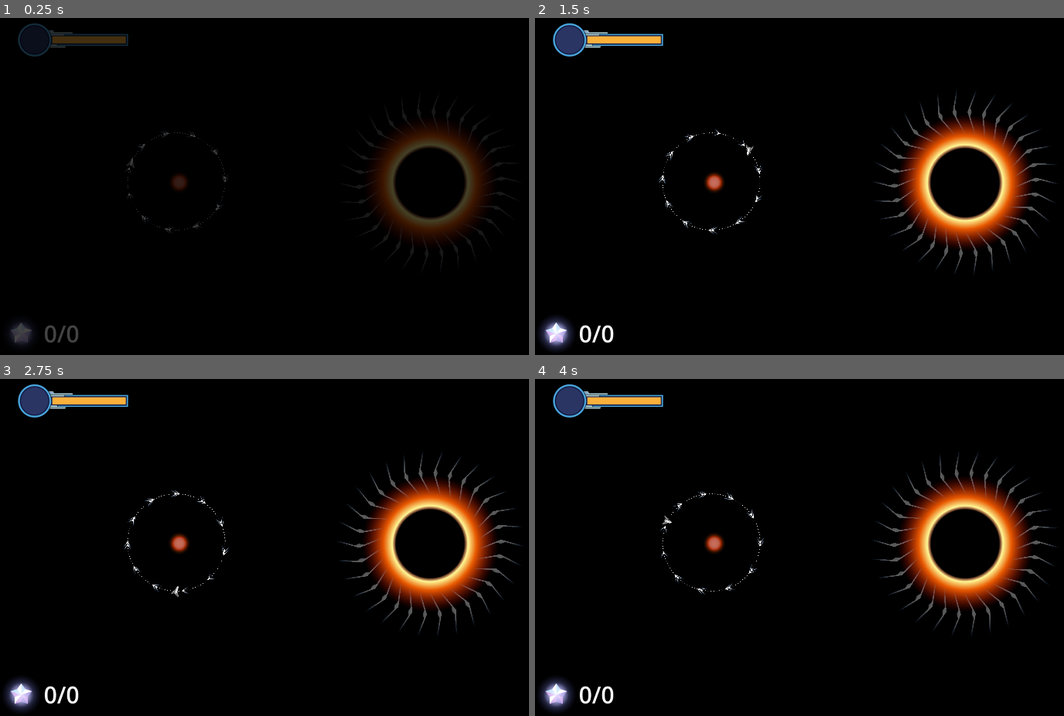
Above: before the commit, frames 1-4 (two rows, left to right).
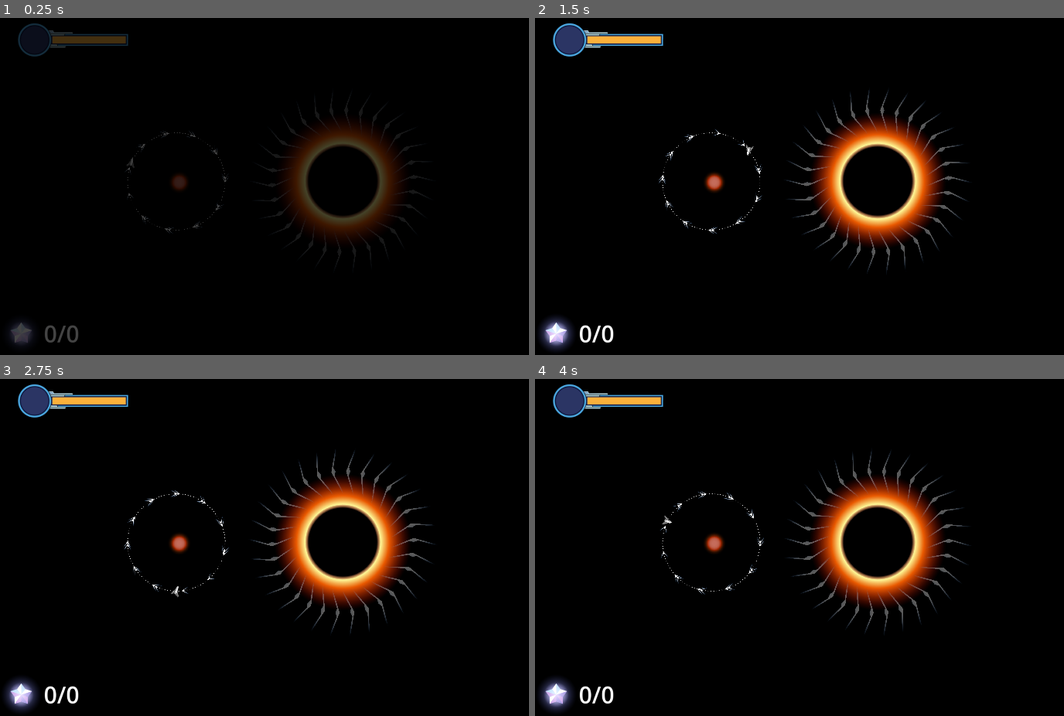
Above: after the commit, the same moments.

Repository: revanj/AstronautAndOrbit
Game: Godot game, scene res://TestLevels/TestBlackholeSlingshot.tscn
Same seed, same stepped clock (60 frames per second), same inputs: the game is played once before the commit and once after it. This scene is started directly instead of the project's main scene.
Inputs (mouse positions are in pixels of both pictures, inside the frame that each line leads up to):
- Up to frame 1 (0.25 s): no input
- Up to frame 2 (1.5 s): tap Enter at 0.5 s; move the mouse to (979, 162) at 0.52 s; hold D (thruster_right_turn) 0.53-1.25 s; click (979, 162) at 0.67 s; click (979, 162) at 0.77 s; drag from (720, 199) to (963, 183) at 1.27 s
- Up to frame 3 (2.75 s): move the mouse to (370, 466) at 2.02 s; hold D (thruster_right_turn) from 2.03 s (still down)
- Up to frame 4 (4 s): release D (thruster_right_turn) at 2.75 s; drag from (815, 611) to (963, 544) at 2.77 s; move the mouse to (1032, 594) at 3.52 s; hold A (thruster_left_turn) from 3.53 s (still down); click (1032, 594) at 3.77 s

The runs differ from the first frame. In frame 1, 6.5% of the frame differs, in the area x 52-95%, y 28-70%; in frame 2, 11%, in the area x 47-99%, y 21-76%; in frame 3, 11%; in frame 4, 11%.

Commit message:
seemingly functional black hole impl

Diff:
--- /dev/null
+++ b/GravityObjects/Blackhole.gd
@@ -0,0 +1,14 @@
+@tool
+extends GravityObject
+
+# rewrite the gravity vector to instead accelerate
+# along the arrow directions
+func get_gravity_vector(pos:Vector2):
+	var r = (global_position - pos).length()
+	if r > effect_radius:
+		return Vector2.ZERO
+	if r < death_radius:
+		return Vector2(NAN, NAN)
+	var radial_vec = pos - (global_position).normalized()
+	var accel_vec = radial_vec.rotated(-PI/6 * 5)
+	return accel_vec * 5
--- /dev/null
+++ b/GravityObjects/Blackhole.tscn
@@ -0,0 +1,27 @@
+[gd_scene load_steps=6 format=3 uid="uid://u0a0gbin38w1"]
+
+[ext_resource type="Script" path="res://GravityObjects/Blackhole.gd" id="1_k3sx1"]
+[ext_resource type="Texture2D" uid="uid://dki37mdp4ivu7" path="res://Art/StarBlackholered.svg" id="2_gfrdb"]
+[ext_resource type="Script" path="res://TestLevels/Ergosphere.gd" id="3_p8q08"]
+[ext_resource type="Texture2D" uid="uid://dmhvljlcexvx4" path="res://Art/Arrow2.png" id="4_f0vb6"]
+
+[sub_resource type="CircleShape2D" id="CircleShape2D_d0nn2"]
+radius = 151.199
+
+[node name="Blackhole" type="Area2D" groups=["gravity_objects", "stars"]]
+script = ExtResource("1_k3sx1")
+effect_radius = 303.15
+
+[node name="CollisionShape2D" type="CollisionShape2D" parent="."]
+shape = SubResource("CircleShape2D_d0nn2")
+debug_color = Color(0.929412, 0.172549, 0.517647, 0.419608)
+
+[node name="Sprite2D" type="Sprite2D" parent="."]
+scale = Vector2(0.415174, 0.415174)
+texture = ExtResource("2_gfrdb")
+
+[node name="ErgosphereVisual" type="Node2D" parent="."]
+script = ExtResource("3_p8q08")
+arrow_texture = ExtResource("4_f0vb6")
+
+[connection signal="body_entered" from="." to="." method="_on_body_entered" flags=18]
--- a/GravityObjects/GravityObject.gd
+++ b/GravityObjects/GravityObject.gd
@@ -1,7 +1,6 @@
 @tool
 class_name GravityObject
 extends Area2D
-
 
 @export var gravity_factor = 100000
 @export var texture: Texture2D:
--- a/TestLevels/TestBlackholeSlingshot.tscn
+++ b/TestLevels/TestBlackholeSlingshot.tscn
@@ -1,11 +1,9 @@
-[gd_scene load_steps=8 format=3 uid="uid://cvvl274q254bv"]
+[gd_scene load_steps=6 format=3 uid="uid://cvvl274q254bv"]
 
 [ext_resource type="PackedScene" uid="uid://w6gs4ljwad72" path="res://LevelBase.tscn" id="1_04xow"]
 [ext_resource type="PackedScene" uid="uid://b160ih64nd20k" path="res://GravityObjects/Star.tscn" id="2_ml148"]
 [ext_resource type="Texture2D" uid="uid://cya38ef4wtcxt" path="res://Art/StarFailedwannabe.svg" id="3_gxqn4"]
-[ext_resource type="Texture2D" uid="uid://dki37mdp4ivu7" path="res://Art/StarBlackholered.svg" id="4_i2kw4"]
-[ext_resource type="Script" path="res://TestLevels/Ergosphere.gd" id="5_0htys"]
-[ext_resource type="Texture2D" uid="uid://dmhvljlcexvx4" path="res://Art/Arrow2.png" id="6_xka31"]
+[ext_resource type="PackedScene" uid="uid://u0a0gbin38w1" path="res://GravityObjects/Blackhole.tscn" id="4_nrkt6"]
 
 [sub_resource type="ShaderMaterial" id="ShaderMaterial_2lpja"]
 
@@ -29,12 +27,7 @@
 scale = Vector2(1, 1)
 texture = ExtResource("3_gxqn4")
 
-[node name="Star2" parent="Stars" index="1" instance=ExtResource("2_ml148")]
-position = Vector2(375, 5)
-texture = ExtResource("4_i2kw4")
-
-[node name="Ergosphere" type="Node2D" parent="Stars/Star2" index="2"]
-script = ExtResource("5_0htys")
-arrow_texture = ExtResource("6_xka31")
+[node name="Blackhole" parent="Stars" index="1" instance=ExtResource("4_nrkt6")]
+position = Vector2(104, 0)
 
 [editable path="Stars/Star"]
